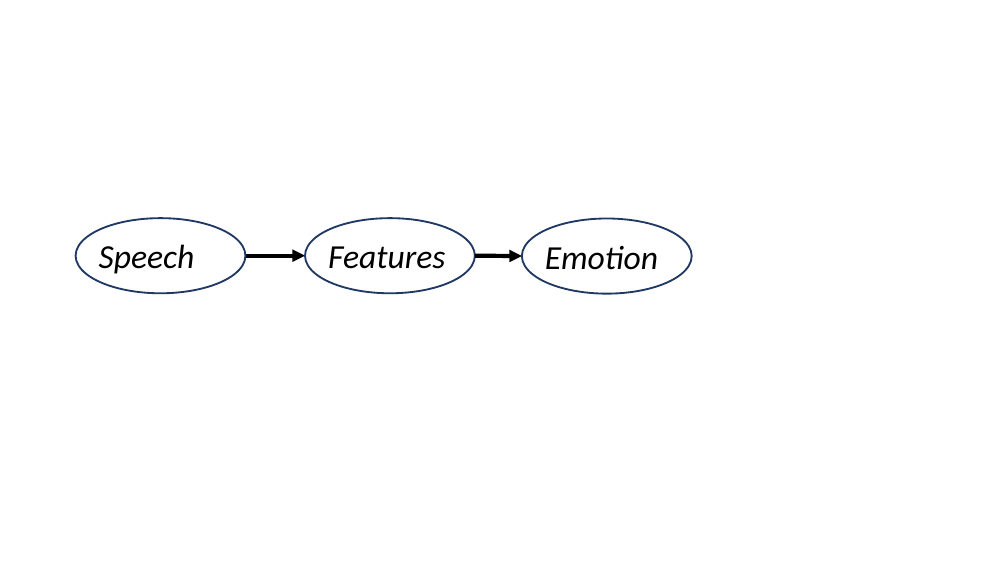
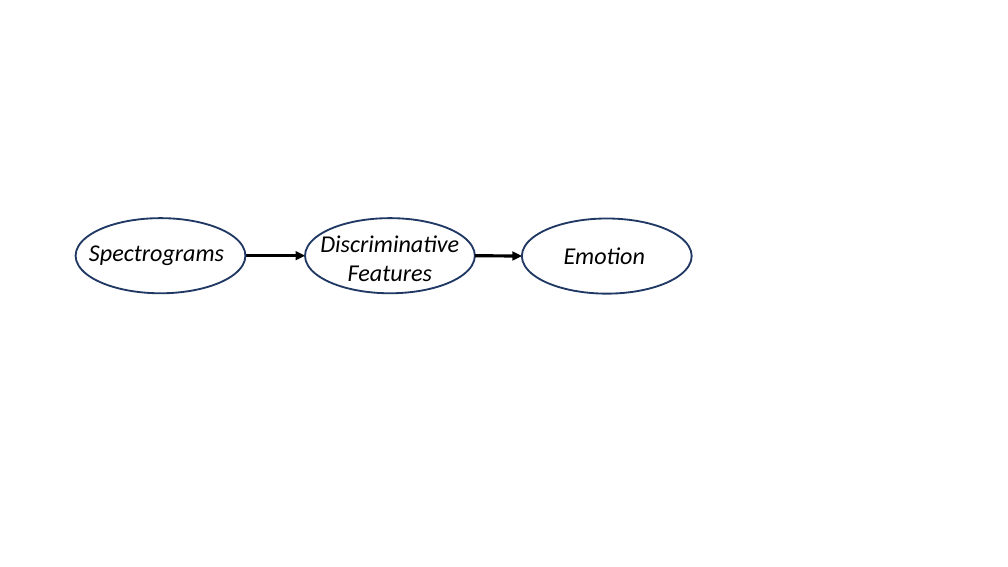
Before and after one commit to DaiDongyang/icassp2019_paper, a slide deck: slide 50 of diagrams.pptx. Drawn at 1008x567 pixels with LibreOffice and Linux fonts; fonts in the diff are those of the drawing. Boxes give left, top, right and bottom in pixels: in the first picture for what was removed or moved away, otherwise in the second. Text is boxed around its words. In the diff, an @@ line names an element or a change of style, - is before the commit and + after.

```diff
--- a/diagrams.pptx
+++ b/diagrams.pptx
@@ text at (x1=320, y1=232, x2=459, y2=288): text changed; size 32 to 23 pt @@
-Features
+Discriminative
+Features
@@ text "Emotion" moved from (x1=545, y1=246, x2=658, y2=270) to (x1=564, y1=247, x2=645, y2=264) @@
@@ text "Emotion" at (x1=564, y1=247, x2=645, y2=264): size 32 to 23 pt @@
@@ text at (x1=89, y1=245, x2=224, y2=265): text changed; size 32 to 23 pt @@
-Speech
+Spectrograms
@@ arrow (246, 256) - (305, 256): stroke #000000 4 pt to #000000 3 pt @@
@@ arrow (475, 256) - (522, 256): stroke #000000 4 pt to #000000 3 pt @@
```
Also in this commit, not shown: 4 other files.
